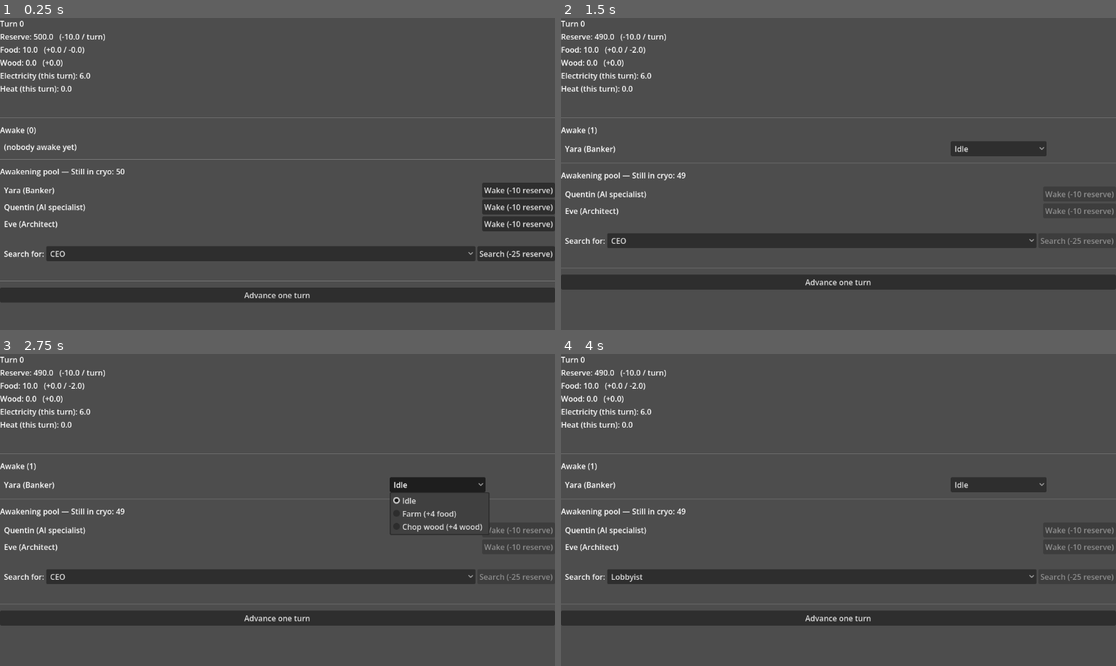
Above: before the commit, frames 1-4 (two rows, left to right).
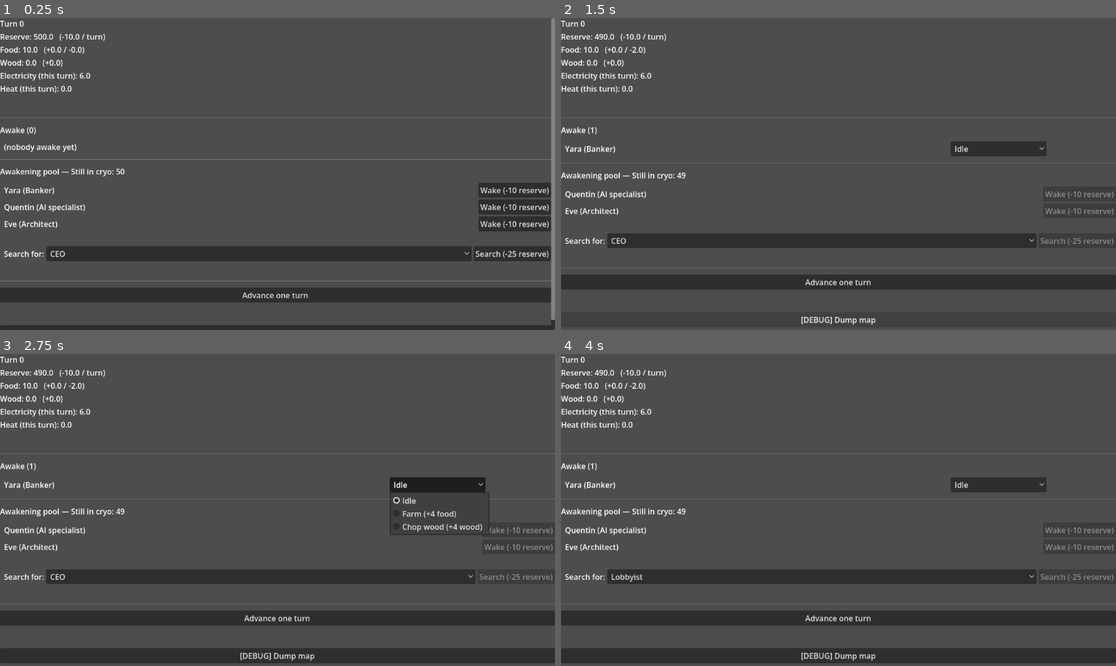
Above: after the commit, the same moments.

Repository: Infornographie/degel
Game: Godot game, scene res://scenes/main_ui.tscn
Two runs of this game, one before a commit and one after it. Both use one fixed random seed, a clock stepped at 60 frames per second and the inputs below.
Inputs (mouse positions are in pixels of both pictures, inside the frame that each line leads up to):
- Up to frame 1 (0.25 s): no input
- Up to frame 2 (1.5 s): click "Wake (-10 reserve)" at 0.5 s; click (838, 320) at 1.25 s, where only the run after the commit has a clickable "[DEBUG] Dump map"
- Up to frame 3 (2.75 s): click "Idle" at 2 s
- Up to frame 4 (4 s): click "CEO" at 2.75 s; click "Advance one turn" at 3.5 s

The runs differ from the first frame. In frame 1, 3.1% of the frame differs, in the area x 0-100%, y 0-100%; in frame 2, 0.1%; in frame 3, 4.6%, in the area x 0-100%, y 94-100%; in frame 4, 4.6%.

Commit message:
Carte étape 1
- il y a une carte
- elle ne sert à rien
- elle est invisible
- on peut la détailler en console
- c'est super

Diff:
--- a/scenes/main_ui.gd
+++ b/scenes/main_ui.gd
@@ -76,6 +76,29 @@
 	_advance_button.pressed.connect(_on_advance_pressed)
 	root.add_child(_advance_button)
 	_status_label = _add_label(root, "")
+
+	var dump_btn := Button.new()
+	dump_btn.text = "[DEBUG] Dump map"
+	dump_btn.pressed.connect(_on_dump_map)
+	root.add_child(dump_btn)
+
+func _on_dump_map() -> void:
+	print("\n=== Carte (rayon %d, %d tuiles) ===" % [GameState.hex_map.radius, GameState.hex_map.tiles.size()])
+	# Groupe par type pour résumer
+	var counts: Dictionary = {}
+	for tile in GameState.hex_map.tiles.values():
+		var type_name: String = HexTile.Type.keys()[tile.type]
+		counts[type_name] = counts.get(type_name, 0) + 1
+	for type_name in counts:
+		print("  %s: %d" % [type_name, counts[type_name]])
+	# Liste détaillée
+	print("Détail :")
+	for tile in GameState.hex_map.tiles.values():
+		var type_name: String = HexTile.Type.keys()[tile.type]
+		print("  (q=%d, r=%d) %s" % [tile.q, tile.r, type_name])
+	# Test des voisins du centre
+	var center := GameState.hex_map.get_tile(0, 0)
+	print("Voisins du bunker (devraient être 6) : %d" % GameState.hex_map.neighbors(center).size())
 
 func _on_targeted_wake_failed(profession: String) -> void:
 	if _targeted_status != null:
--- a/systems/game_state.gd
+++ b/systems/game_state.gd
@@ -51,6 +51,9 @@
 # --- Roster ---
 var roster: Roster
 var candidates: Array[int] = []
+
+# --- Map ---
+var hex_map: HexMap
 
 func _ready() -> void:
 	config = load(CONFIG_PATH) as GameConfig
@@ -68,6 +71,7 @@
 	}
 	roster = Roster.new(config.roster_size)
 	_refill_candidates()
+	hex_map = HexMap.new(2)   # rayon 2 = 19 tuiles
 	_begin_turn()
 	turn_advanced.emit(turn, reserve)
 	resources_changed.emit(resources)
--- /dev/null
+++ b/systems/hex_map.gd
@@ -0,0 +1,95 @@
+extends RefCounted
+class_name HexMap
+## Carte hexagonale autour du bunker. Génère un disque de tuiles en cube coords.
+
+# Les six directions cube standard (Red Blob Games convention).
+const DIRECTIONS: Array = [
+	Vector2i(+1, 0), Vector2i(+1, -1), Vector2i(0, -1),
+	Vector2i(-1, 0), Vector2i(-1, +1), Vector2i(0, +1),
+]
+
+# Cibles de génération pour les tuiles non-bunker (sur 18 tuiles : ~7 plaines, ~7 forêts, ~4 montagnes).
+const PLAINS_RATIO: float = 0.40
+const FOREST_RATIO: float = 0.40
+# Le reste devient montagne.
+
+var radius: int
+var tiles: Dictionary = {}   # clé "q,r" → HexTile
+
+func _init(p_radius: int = 2) -> void:
+	radius = p_radius
+	_generate()
+
+## Génère un disque hexagonal de rayon `radius`.
+## La tuile centrale (0,0) est le bunker. Les autres ont un type tiré au hasard
+## selon les ratios cibles.
+func _generate() -> void:
+	# Collecte d'abord toutes les positions
+	var positions: Array[Vector2i] = []
+	for q in range(-radius, radius + 1):
+		var r_min: int = max(-radius, -q - radius)
+		var r_max: int = min(radius, -q + radius)
+		for r in range(r_min, r_max + 1):
+			positions.append(Vector2i(q, r))
+
+	# Crée les tuiles
+	for pos in positions:
+		var tile := HexTile.new(pos.x, pos.y)
+		tiles[tile.key()] = tile
+
+	# Assigne les types : bunker au centre, le reste tiré au hasard avec les ratios
+	tiles[HexTile.make_key(0, 0)].type = HexTile.Type.BUNKER
+
+	var non_bunker_tiles: Array[HexTile] = []
+	for tile in tiles.values():
+		if tile.q != 0 or tile.r != 0:
+			non_bunker_tiles.append(tile)
+
+	# Calcul du nombre cible de chaque type
+	var total: int = non_bunker_tiles.size()
+	var plains_count: int = roundi(total * PLAINS_RATIO)
+	var forest_count: int = roundi(total * FOREST_RATIO)
+	var mountain_count: int = total - plains_count - forest_count
+
+	# Construction d'un bag de types à distribuer
+	var bag: Array[int] = []
+	for i in plains_count:
+		bag.append(HexTile.Type.PLAINS)
+	for i in forest_count:
+		bag.append(HexTile.Type.FOREST)
+	for i in mountain_count:
+		bag.append(HexTile.Type.MOUNTAIN)
+	bag.shuffle()
+
+	# Distribution
+	for i in non_bunker_tiles.size():
+		non_bunker_tiles[i].type = bag[i]
+
+## Renvoie la tuile aux coordonnées données, ou null si hors carte.
+func get_tile(q: int, r: int) -> HexTile:
+	return tiles.get(HexTile.make_key(q, r))
+
+## Renvoie les voisins immédiats d'une tuile (jusqu'à 6).
+func neighbors(tile: HexTile) -> Array[HexTile]:
+	var result: Array[HexTile] = []
+	for dir in DIRECTIONS:
+		var n := get_tile(tile.q + dir.x, tile.r + dir.y)
+		if n != null:
+			result.append(n)
+	return result
+
+## Toutes les tuiles travaillables (tout sauf bunker).
+func workable_tiles() -> Array[HexTile]:
+	var result: Array[HexTile] = []
+	for tile in tiles.values():
+		if tile.type != HexTile.Type.BUNKER:
+			result.append(tile)
+	return result
+
+## Toutes les tuiles d'un type donné.
+func tiles_of_type(type: int) -> Array[HexTile]:
+	var result: Array[HexTile] = []
+	for tile in tiles.values():
+		if tile.type == type:
+			result.append(tile)
+	return result
--- /dev/null
+++ b/systems/hex_tile.gd
@@ -0,0 +1,24 @@
+extends RefCounted
+class_name HexTile
+## Une tuile hexagonale. Coordonnées en cube (q, r, s avec q+r+s=0).
+
+enum Type { BUNKER, PLAINS, FOREST, MOUNTAIN }
+
+var q: int
+var r: int
+var s: int
+var type: int = Type.PLAINS
+var worker_id: int = -1   # id du survivant qui travaille ici, -1 si vide
+
+func _init(p_q: int, p_r: int) -> void:
+	q = p_q
+	r = p_r
+	s = -p_q - p_r   # contrainte q+r+s=0
+
+## Clé string pour stocker la tuile dans un Dictionary indexé par position.
+func key() -> String:
+	return "%d,%d" % [q, r]
+
+## Clé pour une paire de coords arbitraires (utilitaire statique).
+static func make_key(p_q: int, p_r: int) -> String:
+	return "%d,%d" % [p_q, p_r]
Not shown, added: systems/hex_map.gd.uid
Not shown, added: systems/hex_tile.gd.uid
